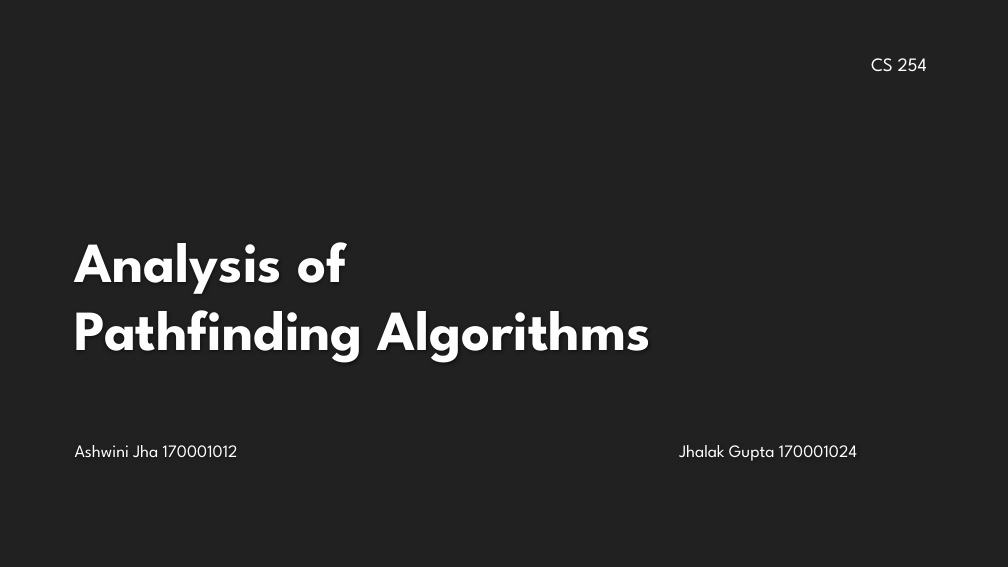
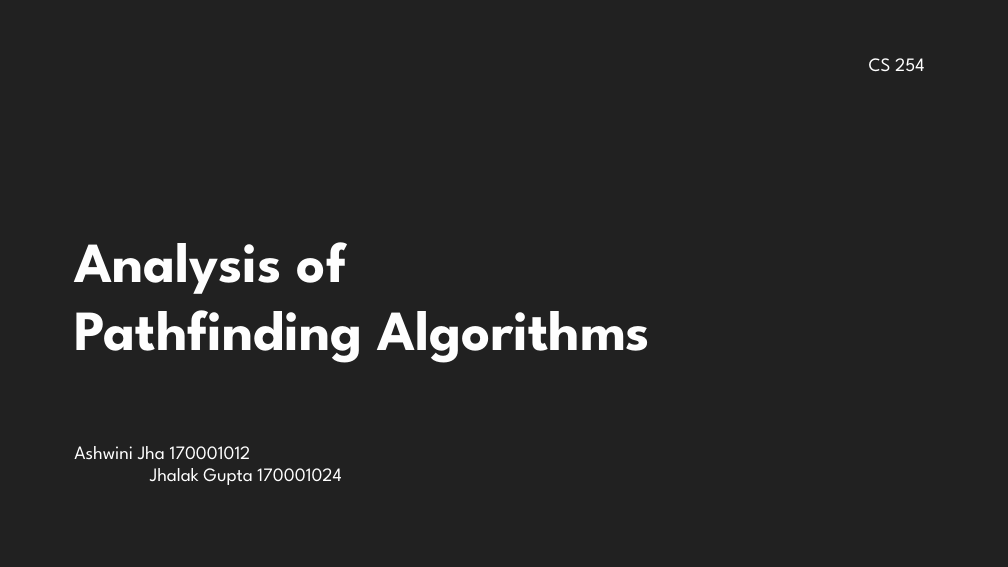
Before and after one commit to jhalak27/Analysis-of-Path-Finding-Algorithms, a slide deck: slide 1 of PathfindingAlgos.pptx. Drawn at 1008x567 pixels with LibreOffice and Linux fonts; fonts in the diff are those of the drawing; background and template pictures are left out. Boxes give left, top, right and bottom in pixels: in the first picture for what was removed or moved away, otherwise in the second. Text is boxed around its words. In the diff, an @@ line names an element or a change of style, - is before the commit and + after.

```diff
--- a/PathfindingAlgos.pptx
+++ b/PathfindingAlgos.pptx
@@ text "Ashwini Jha 170001012 Jhalak Gupta ..." at box(74, 446, 341, 485): size 16.6 to 18 pt @@
```
Also in this commit, not shown: 14 other slides changed.
